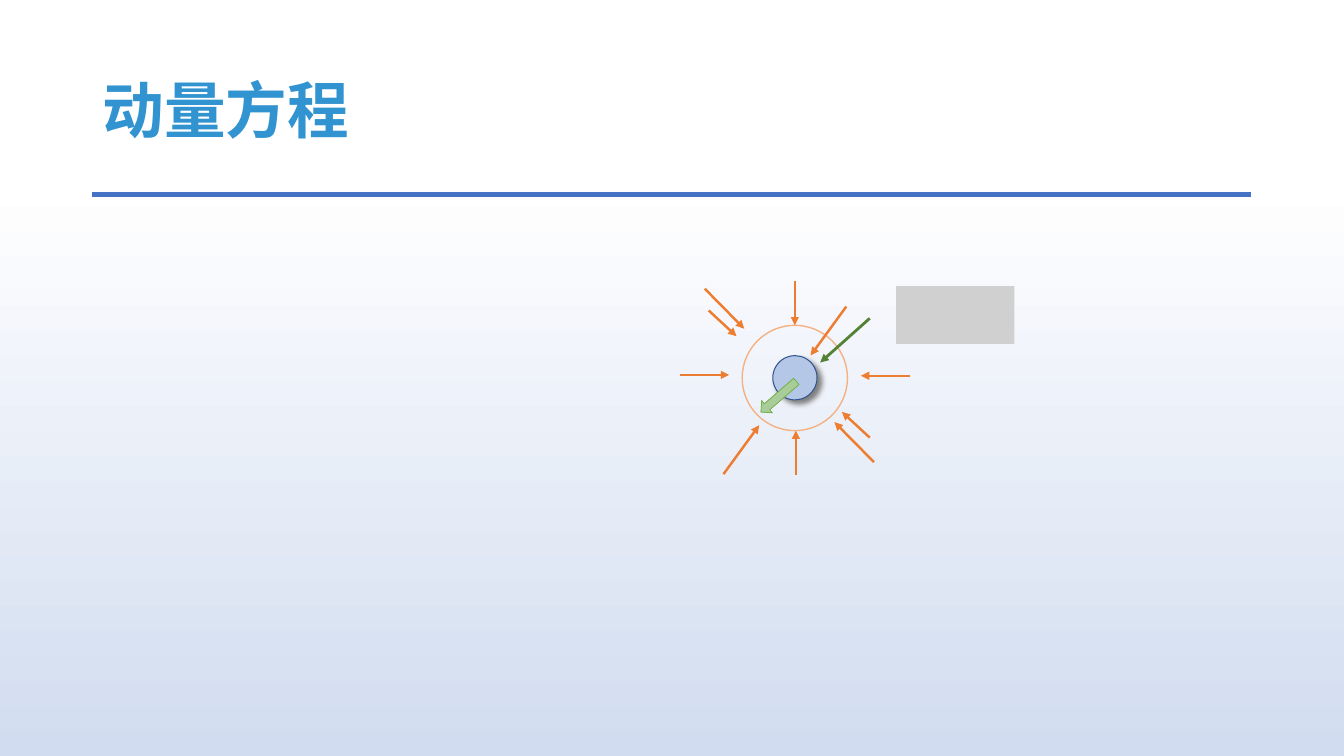
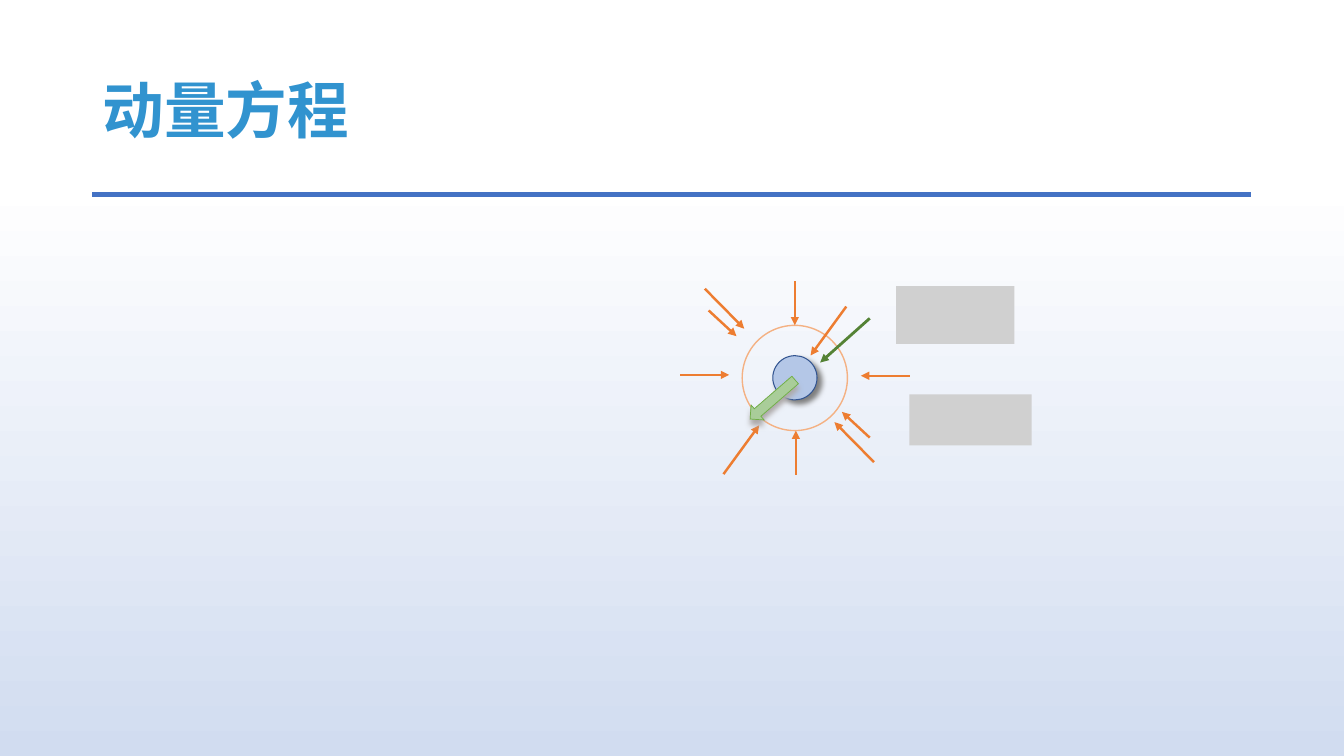
Before and after one commit to answerear/UnityFluid, a slide deck: slide 13 of doc/流体模拟入门分享.pptx (slide 12 before the commit). Drawn at 1344x756 pixels with LibreOffice and Linux fonts; fonts in the diff are those of the drawing; grey boxes stand for pictures. Boxes give left, top, right and bottom in pixels: in the first picture for what was removed or moved away, otherwise in the second. Text is boxed around its words. In the diff, an @@ line names an element or a change of style, - is before the commit and + after.

```diff
--- a/doc/流体模拟入门分享.pptx
+++ b/doc/流体模拟入门分享.pptx
@@ right arrow: place and size @@
-right arrow at (756, 376, 801, 419)
+right arrow at (744, 373, 802, 427)
@@ right arrow at (744, 373, 802, 427): shadow on @@
@@ picture added at (909, 394, 1031, 445) @@
```
Also in this commit, not shown: 2 other slides changed, 10 slides added, 1 slide removed.
